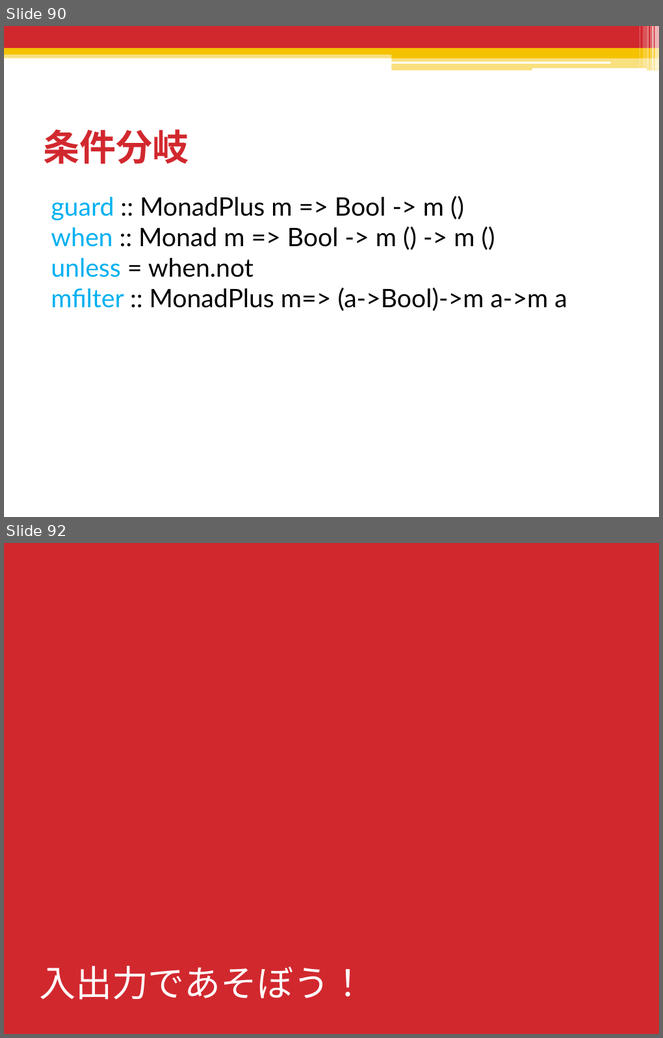
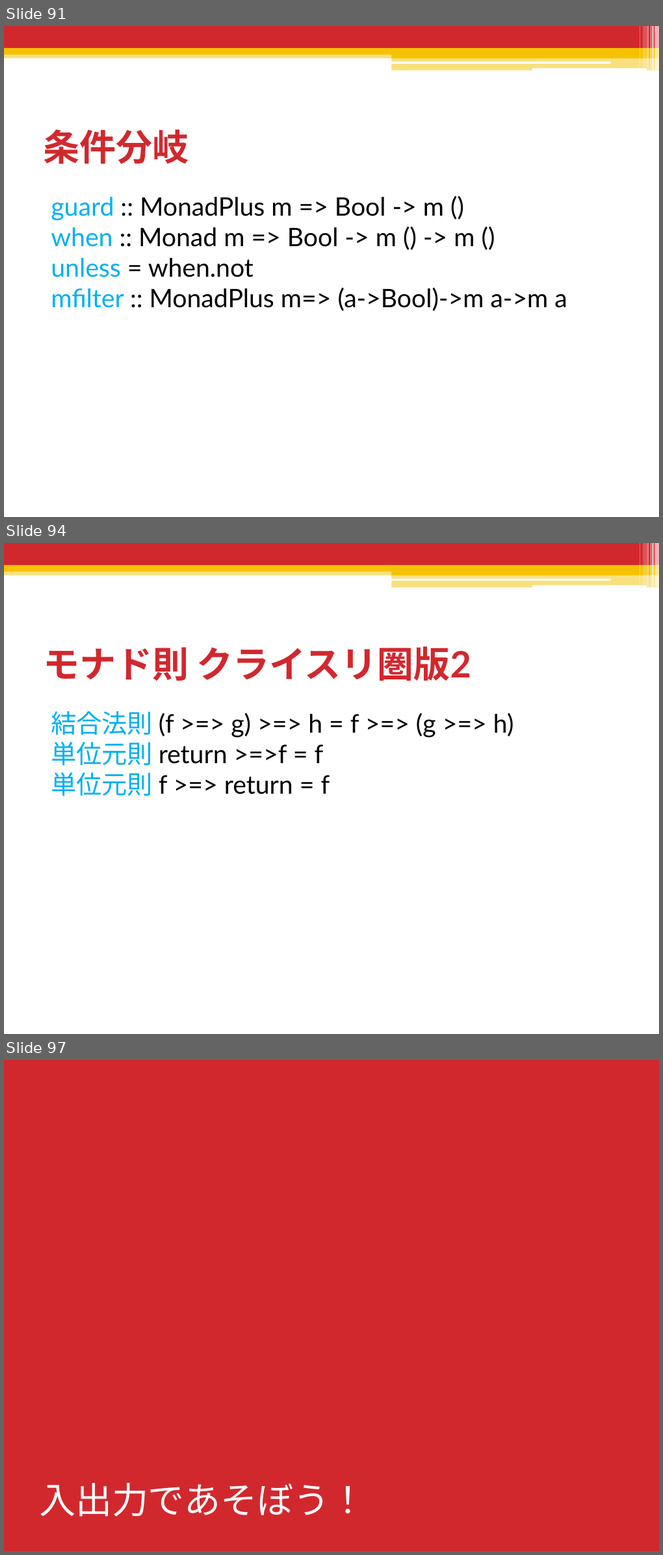
Before and after one commit to shiatsumat/HaskellLecture, a slide deck: 2_monad/slides/2_monad.pptx. Shown one above the other, each under a label of ours: slides 90 and 92 before the commit, slides 91, 94 and 97 after it; the slides between them are not shown. The pictures are 663x1038 and 663x1555 pixels, drawn with LibreOffice and Linux fonts; fonts in the diff are those of the drawing. Boxes give left, top, right and bottom in pixels: in the first picture for what was removed or moved away, otherwise in the second. Text is boxed around its words. In the diff, an @@ line names an element or a change of style, - is before the commit and + after.

```diff
--- a/2_monad/slides/2_monad.pptx
+++ b/2_monad/slides/2_monad.pptx
@@ slide 94 added at (4,543,659,1034), background #FFFFFF; not listed: 13 template elements that a slide beside it also shows @@
@@ title added at (43,646,471,681), 40 pt, text #D1282E, bold @@
+モナド則 クライスリ圏版2
@@ text added at (51,711,514,797), 28 pt, text #000000 @@
+結合法則 (f >=> g) >=> h = f >=> (g >=> h)
+単位元則 return >=>f = f
+単位元則 f >=> return = f
@@ what was slide 90 is now slide 91 @@
@@ what was slide 92 is now slide 97 @@
```
Also in this commit, not shown: 4 slides changed, 6 other slides added, 1 other file.
